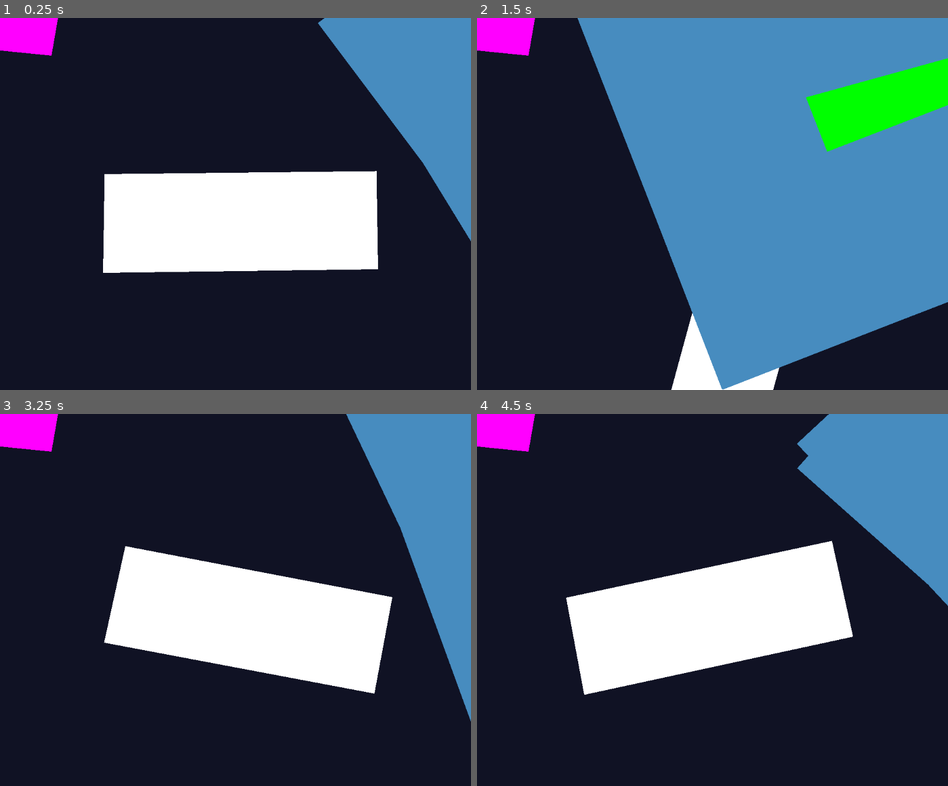
Above: before the commit, frames 1-4 (two rows, left to right).
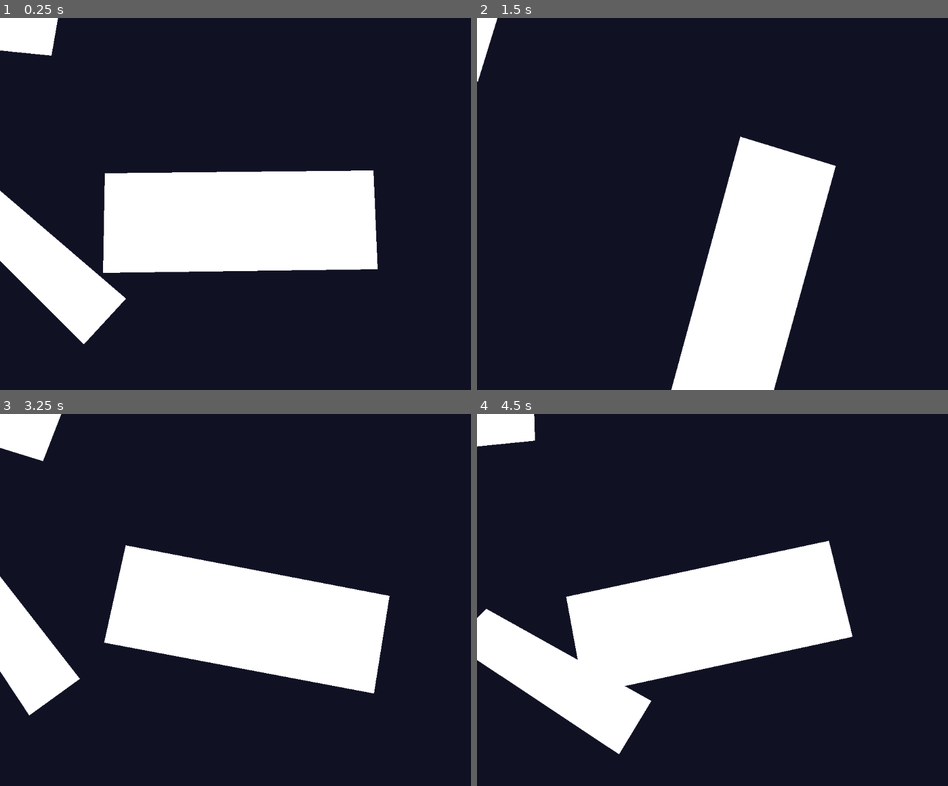
Above: after the commit, the same moments.

Repository: jake-ciliberti/rotate-renovate
Game: Godot game, scene res://levels/level_2.tscn
The game is run twice, just before and just after one commit, with the same random seed, the same clock (stepped at 60 frames per second) and the same inputs. This scene is started directly instead of the project's main scene.
Inputs:
- Up to frame 1 (0.25 s): no input
- Up to frame 2 (1.5 s): tap Enter at 0.5 s; hold Up (rotate_clockwise) 0.53-1.28 s; hold D (move_right) from 0.53 s (still down); tap W (jump) at 0.77 s; tap Down (rotate_counterclockwise) at 0.8, 1.35 s
- Up to frame 3 (3.25 s): tap W (jump) at 1.52, 3.02 s; tap Right (select_next) at 1.55, 2.1 s; tap R (reset) at 2, 2.75 s; release D (move_right) at 2.03 s; hold A (move_left) 2.03-2.78 s; tap Left (select_prev) at 2.3, 2.85 s; hold D (move_right) from 2.78 s (still down); tap Up (rotate_clockwise) at 3.05 s
- Up to frame 4 (4.5 s): tap R (reset) at 3.5, 4.15 s; hold Down (rotate_counterclockwise) 3.53-4.28 s; tap H (god_mode) at 3.6 s; tap W (jump) at 3.77 s; release D (move_right) at 4.28 s; hold A (move_left) from 4.28 s (still down); tap Up (rotate_clockwise) at 4.35 s

The runs differ from the first frame. In frame 1, 16% of the frame differs, in the area x 0-100%, y 0-88%; in frame 2, 59%, in the area x 0-100%, y 0-100%; in frame 3, 15%; in frame 4, 17%.

Commit message:
more redrawing

Diff:
--- a/levels/level_2.tscn
+++ b/levels/level_2.tscn
@@ -3,6 +3,7 @@
 [ext_resource type="Script" uid="uid://1hljlhp5cw2n" path="res://scripts/level.gd" id="1_0srwa"]
 [ext_resource type="Script" uid="uid://ccmj71uqtvvjl" path="res://scripts/panel_controller.gd" id="2_v5uil"]
 [ext_resource type="Script" uid="uid://74gqrjs1tww4" path="res://scripts/panel.gd" id="3_5722l"]
+[ext_resource type="Script" uid="uid://de1ufrp6f2ggg" path="res://scripts/collision_polygon_2d.gd" id="4_5722l"]
 [ext_resource type="Script" uid="uid://b6x7sm5ynop2t" path="res://scripts/collision_controller.gd" id="4_v5uil"]
 
 [sub_resource type="RectangleShape2D" id="RectangleShape2D_6w6ra"]
@@ -19,31 +20,40 @@
 collision = NodePath("CollisionController")
 metadata/_custom_type_script = "uid://ccmj71uqtvvjl"
 
-[node name="GamePanel" type="Polygon2D" parent="PanelController" unique_id=1406520985]
-position = Vector2(510, 538)
-polygon = PackedVector2Array(312, 9, 3.1240234, 13.13208, -286, 17, -282.54468, -198.09276, 308.51257, -204.5348)
-uv = PackedVector2Array(312, 9, 313, 9, -286, 17, -282.54468, -198.09276, 308.51257, -204.5348)
-script = ExtResource("3_5722l")
-metadata/_custom_type_script = "uid://74gqrjs1tww4"
-
-[node name="GamePanel2" type="Polygon2D" parent="PanelController" unique_id=914137480]
-color = Color(1, 0, 1, 1)
-polygon = PackedVector2Array(-73, -44, 133, -40, 112, 82, -67, 64)
-script = ExtResource("3_5722l")
-group = 1
-metadata/_custom_type_script = "uid://74gqrjs1tww4"
-
-[node name="GamePanel3" type="Polygon2D" parent="PanelController" unique_id=22420075]
-position = Vector2(1228, 39)
-color = Color(0, 1, 0, 1)
-polygon = PackedVector2Array(87, 4, 371, 379, 270, 456, 23, 52)
-script = ExtResource("3_5722l")
-metadata/_custom_type_script = "uid://74gqrjs1tww4"
-
-[node name="CollisionController" type="StaticBody2D" parent="PanelController" unique_id=655613781]
+[node name="CollisionController" type="StaticBody2D" parent="PanelController" unique_id=1100167200]
 script = ExtResource("4_v5uil")
-metadata/_custom_type_script = "uid://csugk4jrxen7h"
+metadata/_custom_type_script = "uid://b6x7sm5ynop2t"
 
 [node name="CollisionShape2D" type="CollisionShape2D" parent="PanelController/CollisionController" unique_id=1095858909]
 position = Vector2(512, 825)
 shape = SubResource("RectangleShape2D_6w6ra")
+
+[node name="GamePanel" type="Area2D" parent="PanelController" unique_id=1688199483 node_paths=PackedStringArray("hitbox")]
+position = Vector2(510, 538)
+script = ExtResource("3_5722l")
+hitbox = NodePath("CollisionPolygon2D")
+metadata/_custom_type_script = "uid://74gqrjs1tww4"
+
+[node name="CollisionPolygon2D" type="CollisionPolygon2D" parent="PanelController/GamePanel" unique_id=1618746836]
+polygon = PackedVector2Array(311, 9, -286, 17, -282, -200, 302, -206)
+script = ExtResource("4_5722l")
+
+[node name="GamePanel2" type="Area2D" parent="PanelController" unique_id=568019450 node_paths=PackedStringArray("hitbox")]
+script = ExtResource("3_5722l")
+hitbox = NodePath("CollisionPolygon2D")
+metadata/_custom_type_script = "uid://74gqrjs1tww4"
+
+[node name="CollisionPolygon2D" type="CollisionPolygon2D" parent="PanelController/GamePanel2" unique_id=957305653]
+polygon = PackedVector2Array(-73, -44, 133, -40, 112, 82, -67, 64)
+script = ExtResource("4_5722l")
+
+[node name="GamePanel3" type="Area2D" parent="PanelController" unique_id=720127323 node_paths=PackedStringArray("hitbox")]
+position = Vector2(395, 94)
+script = ExtResource("3_5722l")
+hitbox = NodePath("CollisionPolygon2D")
+metadata/_custom_type_script = "uid://74gqrjs1tww4"
+
+[node name="CollisionPolygon2D" type="CollisionPolygon2D" parent="PanelController/GamePanel3" unique_id=97492504]
+position = Vector2(-316, 430)
+polygon = PackedVector2Array(195, 87, 103, 187, -204, -121, -117, -181)
+script = ExtResource("4_5722l")
--- a/scripts/collision_controller.gd
+++ b/scripts/collision_controller.gd
@@ -7,7 +7,8 @@
 # Called when the node enters the scene tree for the first time.
 func _ready() -> void:
 	# TODO: create a default floor or see if this can be empty
-	panels = get_tree().get_nodes_in_group("panels")
+	if (get_tree()):
+		panels = get_tree().get_nodes_in_group("current_panels")
 	set_collision_mask_value(1, false)
 	set_collision_mask_value(2, true)
 	create_bounds()
@@ -17,15 +18,20 @@
 
 	get_tree().call_group("colliders", "queue_free")
 
-	var combined_panels: Array[PackedVector2Array] = Geometry2D.merge_polygons(panels[0].transform * panels[0].get_polygon(), panels[0].transform * panels[0].get_polygon())
+	var combined_panels: Array[PackedVector2Array]
+
+	if panels.size() == 0:
+		return
+
+	combined_panels = Geometry2D.merge_polygons(panels[0].get_global_position_and_rotation(), panels[0].get_global_position_and_rotation())
 
 	for i in panels:
-		combined_panels = Geometry2D.merge_polygons(combined_panels, i.transform * i.get_polygon())
+		combined_panels = Geometry2D.merge_polygons(combined_panels[0], i.get_global_position_and_rotation())
 
 	for i in combined_panels:
 		build_walls(i)
 
-func build_walls(poly):
+func build_walls(poly) -> void:
 	var count = poly.size()
 	for i in count:
 		var a = poly[i]
@@ -47,4 +53,4 @@
 		])
 		var new_panel_collider = PanelCollider.new()
 		new_panel_collider.polygon = quad
-		add_child(new_panel_collider)
+		add_child.call_deferred(new_panel_collider)
--- /dev/null
+++ b/scripts/collision_polygon_2d.gd
@@ -0,0 +1,6 @@
+extends CollisionPolygon2D
+
+func _draw() -> void:
+	# We are going to paint with this color.
+	# We pass the PackedVector2Array to draw the shape.
+	draw_polygon(polygon, [ "white" ])
--- a/scripts/globals.gd
+++ b/scripts/globals.gd
@@ -1,3 +1,5 @@
 extends Node
 
 const ROTATION_SPEED = 3.0
+
+signal redraw
--- a/scripts/level_container.gd
+++ b/scripts/level_container.gd
@@ -12,8 +12,6 @@
 func _process(_delta: float) -> void:
 	if Input.is_action_just_pressed("ui_text_backspace"):
 		increment_level()
-
-	pass
 
 func unload_level() -> void:
 	if (is_instance_valid(level)):
--- a/scripts/main.gd
+++ b/scripts/main.gd
@@ -12,9 +12,5 @@
 func _process(_delta: float) -> void:
 	pass
 
-# NOTE: switching levels this way requires changing the z-index of Player. There's probably a better way to do this.
-#func load_level(new_level: int):
-	#level_container.load_level(new_level)
-
 func _on_level_container_reset_player(spawnpoint: Vector2) -> void:
 	player.teleport(spawnpoint)
--- a/scripts/panel.gd
+++ b/scripts/panel.gd
@@ -1,18 +1,22 @@
-class_name GamePanel extends Polygon2D
+class_name GamePanel extends Area2D
 
 @export var group: int
+@export var hitbox: CollisionPolygon2D
 
 var initial_rotation_degrees = rotation_degrees
 
 # Called when the node enters the scene tree for the first time.
 func _ready() -> void:
+	monitoring = true
+	body_entered.connect(_on_body_entered)
+	body_exited.connect(_on_body_exited)
 	add_to_group("panels")
 
 # Called every frame. 'delta' is the elapsed time since the previous frame.
 func _process(_delta: float) -> void:
 	pass
 
-func change_rotation(selected_group: int, rotation_change: float):
+func change_rotation(selected_group: int, rotation_change: float) -> void:
 	if selected_group != group:
 		return
 
@@ -21,9 +25,27 @@
 func reset() -> void:
 	rotation_degrees = initial_rotation_degrees
 
+func get_global_position_and_rotation() -> PackedVector2Array:
+	return transform * hitbox.transform * hitbox.get_polygon()
+
 func highlight(selected_group: int) -> void:
 	if selected_group != group:
 		return
 
 	else:
 		pass
+
+func _on_body_entered(body: Node2D):
+	if (body.name == "Player"):
+		print("entered")
+		add_to_group("current_panels")
+		Globals.redraw.emit()
+
+func _on_body_exited(body: Node2D):
+	if (body.name == "Player"):
+		print("exited")
+		remove_from_group("current_panels")
+		Globals.redraw.emit()
+
+func _exit_tree() -> void:
+	remove_from_group("current_panels")
--- a/scripts/panel_collider.gd
+++ b/scripts/panel_collider.gd
@@ -4,7 +4,7 @@
 func _ready() -> void:
 	add_to_group("colliders")
 
-func _draw():
+func _draw() -> void:
 	# We are going to paint with this color.
 	var godot_blue : Color = Color("478cbf")
 	# We pass the PackedVector2Array to draw the shape.
--- a/scripts/panel_controller.gd
+++ b/scripts/panel_controller.gd
@@ -5,11 +5,14 @@
 @export var number_of_groups: int = 1 # TODO: there should be a programmatic way to do this. figure that out
 @export var collision: CollisionController
 
-func reset():
+func _ready() -> void:
+	Globals.redraw.connect(collision._ready)
+
+func reset() -> void:
 	get_tree().call_group("panels", "reset")
 	collision._ready()
 
-func change_selection():
+func change_selection() -> void:
 	var direction = Input.get_axis("select_prev", "select_next")
 
 	if direction > 0:
Not shown, added: scripts/collision_polygon_2d.gd.uid
Binary file added: sprites/tiles/Metal_08-128x128.png
Not shown, added: sprites/tiles/Metal_08-128x128.png.import
